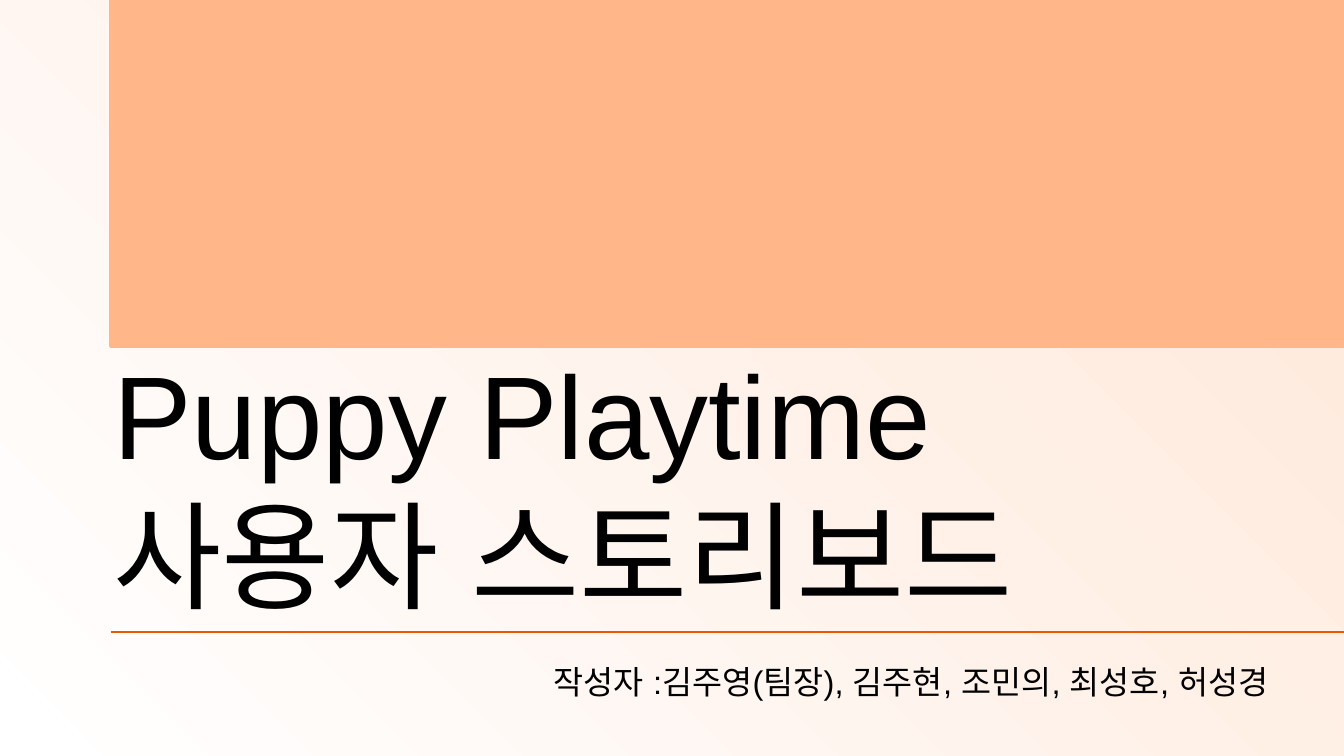
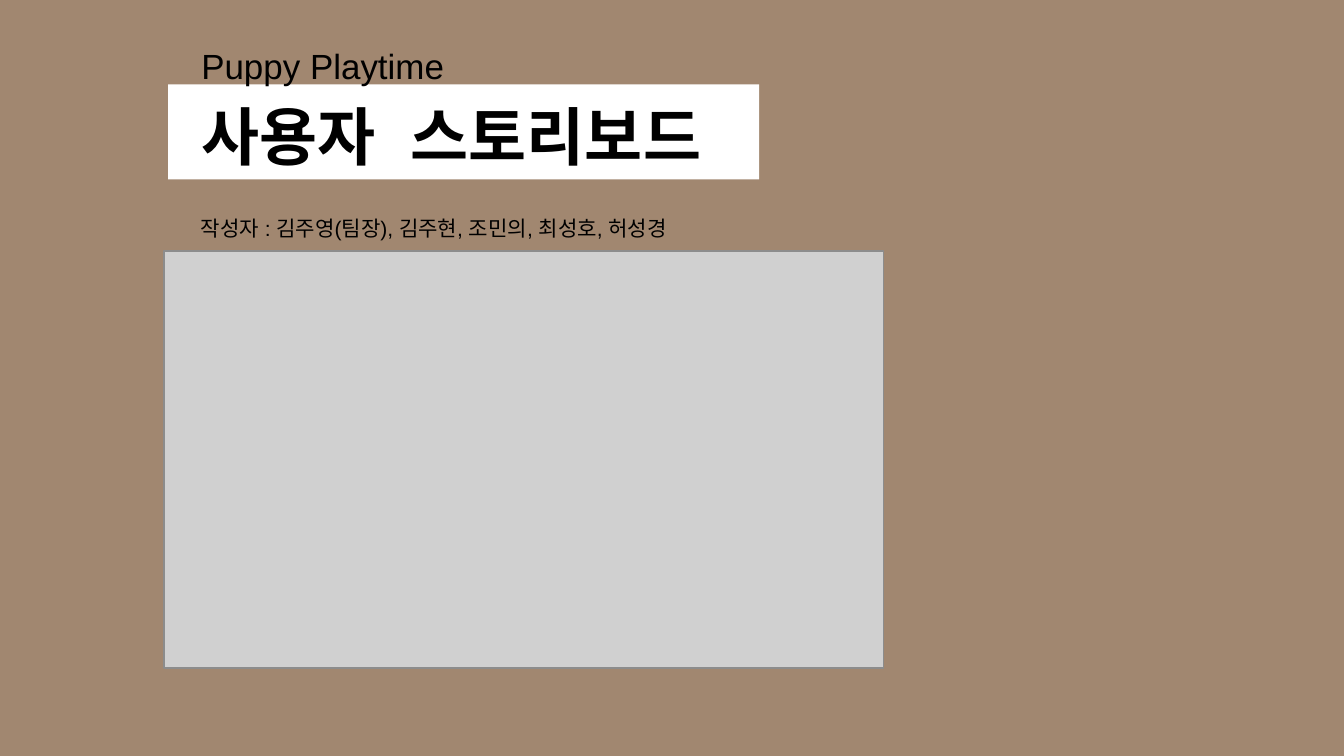
Before and after one commit to Jogging-Kim-Chaebak/PuppyPlaytime, a slide deck: slide 1 of 프로젝트 산출물/9. 스토리보드/Puppy Playtime 사용자 스토리보드.pptx. Drawn at 1344x756 pixels with LibreOffice and Linux fonts; fonts in the diff are those of the drawing; grey boxes stand for pictures. Boxes give left, top, right and bottom in pixels: in the first picture for what was removed or moved away, otherwise in the second. Text is boxed around its words. In the diff, an @@ line names an element or a change of style, - is before the commit and + after.

Commit message:
스토리보드 최종입니다.

```diff
--- a/프로젝트 산출물/9. 스토리보드/Puppy Playtime 사용자 스토리보드.pptx
+++ b/프로젝트 산출물/9. 스토리보드/Puppy Playtime 사용자 스토리보드.pptx
@@ background gradient #FFE7D8 to #FFFFFF to #A18770 @@
@@ rectangle removed at bbox=[110, 0, 1343, 345] @@
@@ title at bbox=[201, 53, 701, 166]: text changed; size 63 to 18.8 pt @@
-Puppy Playtime
-사용자 스토리보드
+Puppy Playtime
+사용자 스토리보드
@@ rectangle added at bbox=[168, 85, 759, 180], fill #FFFFFF @@
@@ subtitle "작성자 : 김주영(팀장), 김주현, 조민의, ..." at bbox=[201, 218, 667, 241]: vertical alignment middle to top @@
@@ subtitle at bbox=[201, 218, 667, 241]: text changed; size 17.5 to 11.3 pt @@
-작성자 :김주영(팀장), 김주현, 조민의, 최성호, 허성경
+작성자 : 김주영(팀장), 김주현, 조민의, 최성호, 허성경
@@ picture added at bbox=[164, 251, 883, 668] @@
@@ line removed from (110, 632) to (1344, 632) @@
```
Also in this commit, not shown: 12 other slides changed, 2 slides added, 1 other file.
